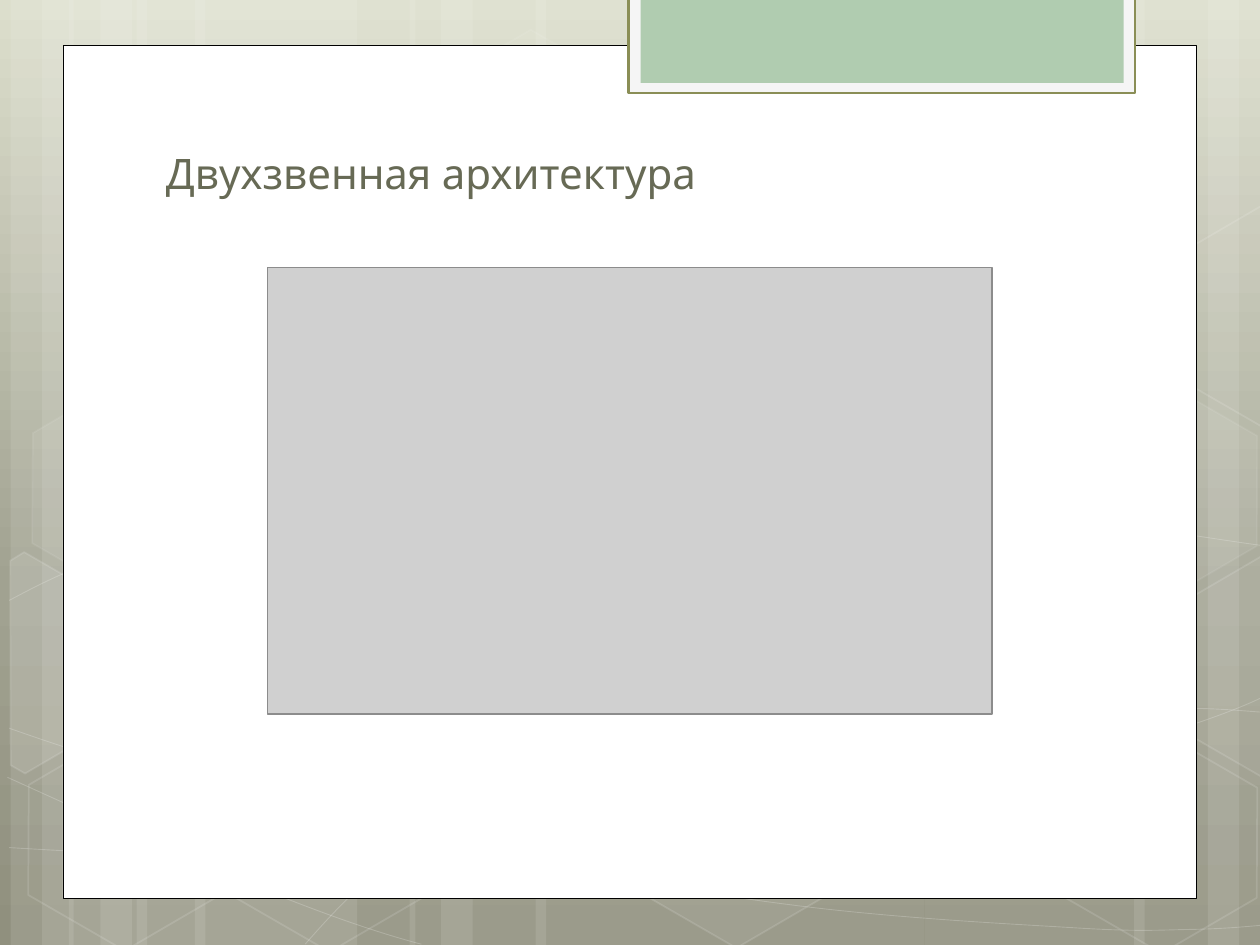
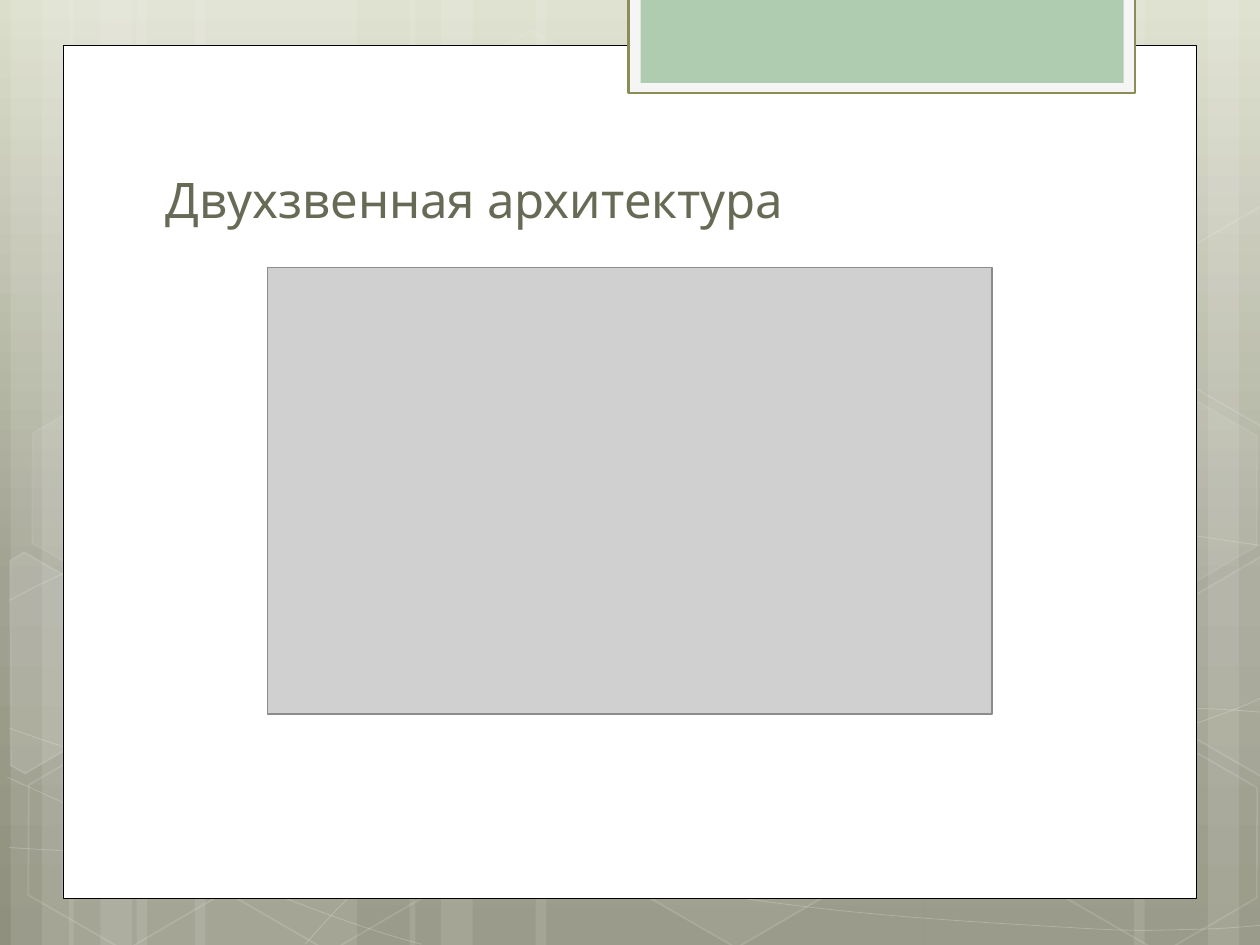
Before and after one commit to julypand/-, a slide deck: slide 5 of presentation.pptx. Drawn at 1260x945 pixels with LibreOffice and Linux fonts; fonts in the diff are those of the drawing; grey boxes stand for pictures. Boxes give left, top, right and bottom in pixels: in the first picture for what was removed or moved away, otherwise in the second. Text is boxed around its words. In the diff, an @@ line names an element or a change of style, - is before the commit and + after.

```diff
--- a/presentation.pptx
+++ b/presentation.pptx
@@ text "Двухзвенная архитектура": place and size @@
-text "Двухзвенная архитектура" at (166, 159, 696, 199)
+text "Двухзвенная архитектура" at (166, 183, 783, 230)
@@ text "Двухзвенная архитектура" at (166, 183, 783, 230): size 24 to 28 pt @@
```
Also in this commit, not shown: 4 other slides changed, 6 slides added.
